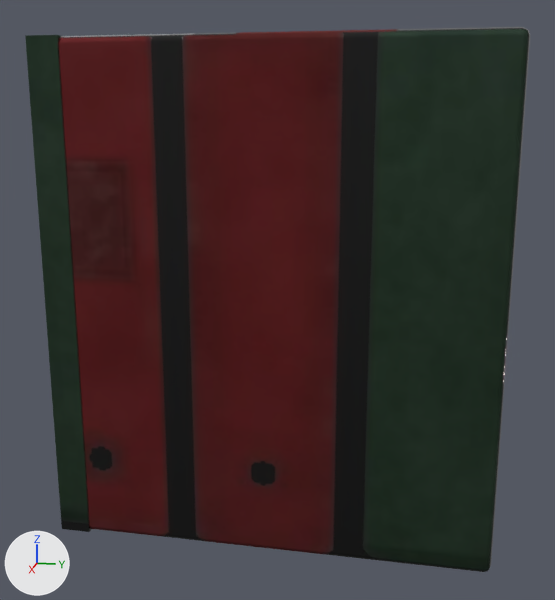
Before and after pictures for a commit that changed the glTF model apps/web/src/assets/original/box-file-b.glb.
One viewpoint serves both versions: a 50 mm lens placed at (0.473, 0.095, 0.276), pointed at (0.0, 0.0, 0.157). Arrows for +X, +Y and +Z are at lower left; the lights stay in place. The picture after the commit comes second. Where no turn or scale is listed for an object, it has been applied to the vertices. Vertices at exactly the same position are counted once.

Names of what the first picture shows: 'box_file'.
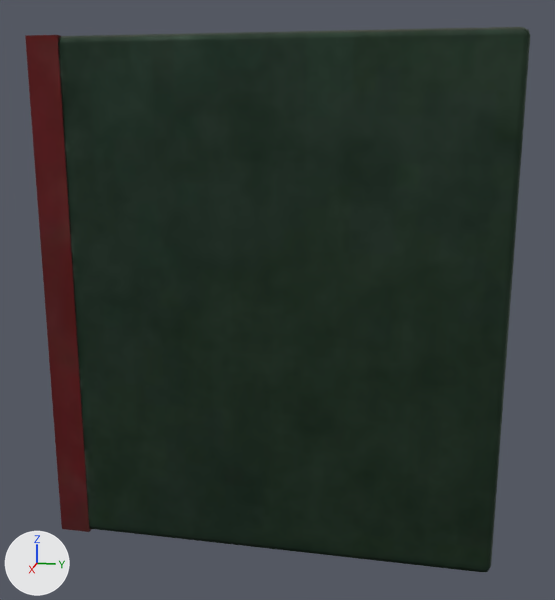
Changed parts and their boxes (x1, y1, x2, y2) in the pictures (555 x 600 px):
part 1 of me_box_file, built on: after (58, 27, 530, 572)
part 2 of me_box_file, surface changed: (25, 27, 530, 572) in both

The change in detail:
me_box_file is used by ob_box_file; location (0.0, 0.0, 0.0).
me_box_file had 441 vertices, 806 faces and spanned x -0.04..0.04, y -0.146..0.141, z 0.0..0.318.
me_box_file now has 574 vertices, 1051 faces and spans x -0.04..0.04, y -0.146..0.141, z 0.0..0.318.
me_box_file part 1: 4 vertices removed from x -0.038..-0.035, y 0.137..0.141, z 0.0..0.005; 137 vertices added at x -0.039..0.039, y -0.141..0.141, z 0.0..0.318.
me_box_file part 2: 614 kept faces spanning x -0.04..0.04, y -0.146..0.141, z 0.0..0.318 get new texture (UV) coordinates.
